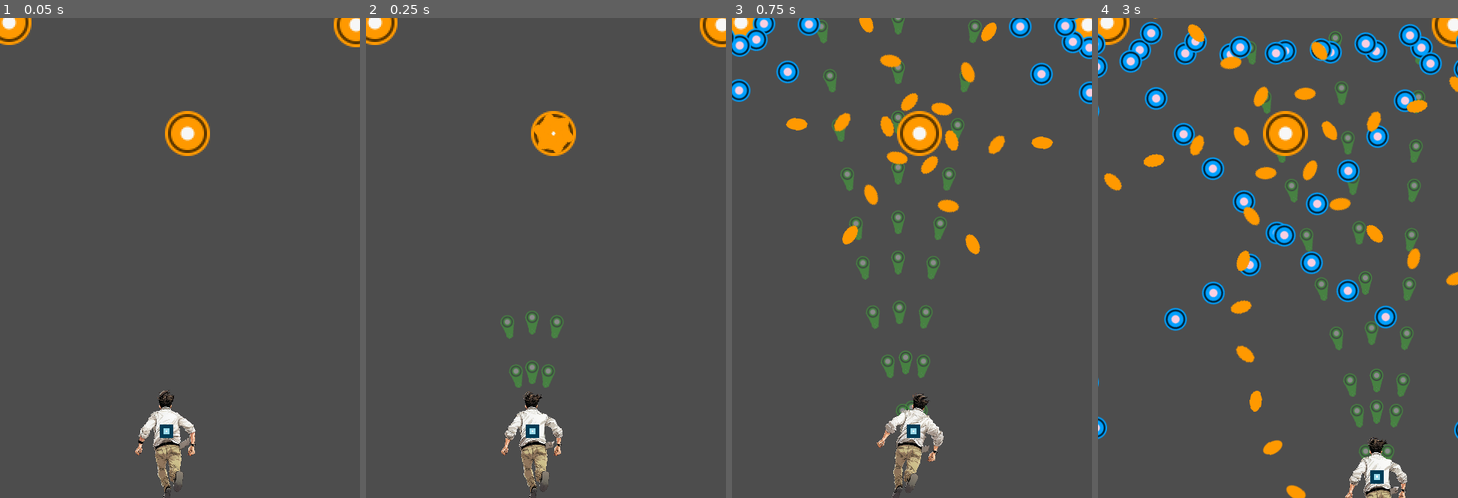
Above: before the commit, frames 1-4 (left to right).
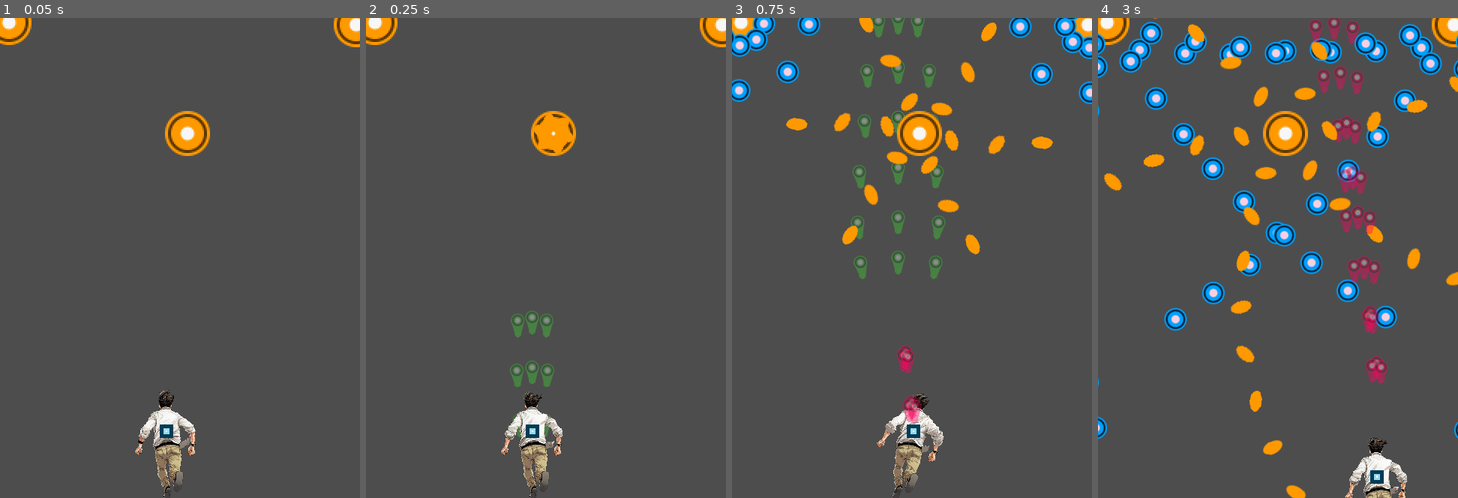
Above: after the commit, the same moments.

Repository: CaioMGA/boss-rush-exchange
Game: Godot game, scene res://scenes/demo.tscn
Same seed, same stepped clock (60 frames per second), same inputs: the game is played once before the commit and once after it.
Inputs:
- Up to frame 1 (0.05 s): no input
- Up to frame 2 (0.25 s): no input
- Up to frame 3 (0.75 s): hold Right (move_right) from 0.53 s (still down); hold J (focus_shot) from 0.53 s (still down)
- Up to frame 4 (3 s): release Right (move_right) at 1.28 s; release J (focus_shot) at 1.28 s; hold Down (move_down) 1.28-2.03 s; tap J (focus_shot) at 1.35, 2.85 s; hold Right (move_right) 2.03-2.78 s; hold J (focus_shot) 2.03-2.78 s; hold Up (move_up) from 2.78 s (still down)

Frame 1 is identical in both runs. In frame 2, 0.5% of the frame differs, in the area x 37-55%, y 61-88%; in frame 3, 2.7%; in frame 4, 4.6%, in the area x 41-91%, y 0-93%.

Commit message:
add player focus shot; change shot type and speed on player input

Diff:
--- a/scenes/bullets/bullet_pink_fast.tscn
+++ b/scenes/bullets/bullet_pink_fast.tscn
@@ -10,6 +10,7 @@
 script = ExtResource("1_dsqd8")
 
 [node name="Sprite2D" type="Sprite2D" parent="." groups=["bullets"]]
+modulate = Color(1, 1, 1, 0.411765)
 texture = ExtResource("2_c4l1h")
 
 [node name="CollisionShape2D" type="CollisionShape2D" parent="." groups=["bullets"]]
--- a/scenes/player.tscn
+++ b/scenes/player.tscn
@@ -15,7 +15,9 @@
 [ext_resource type="Texture2D" uid="uid://b4lo7xeh6jqh" path="res://art/hero/bank_right/3.png" id="8_eyujq"]
 [ext_resource type="Texture2D" uid="uid://u76jto25ys67" path="res://art/hero/bank_right/4.png" id="9_ackem"]
 [ext_resource type="Script" path="res://scripts/player_shooter.gd" id="15_gfbml"]
+[ext_resource type="Texture2D" uid="uid://bqelhxlpxyhfl" path="res://art/hero/core.png" id="15_pcla6"]
 [ext_resource type="PackedScene" uid="uid://cuvdwcq4i27e5" path="res://scenes/bullets/bullet_green_fast.tscn" id="16_y3xot"]
+[ext_resource type="PackedScene" uid="uid://bot1ogebwgig8" path="res://scenes/bullets/bullet_pink_fast.tscn" id="18_gnee1"]
 
 [sub_resource type="SpriteFrames" id="SpriteFrames_2tbsi"]
 animations = [{
@@ -74,8 +76,10 @@
 [sub_resource type="RectangleShape2D" id="RectangleShape2D_tyvgb"]
 size = Vector2(9.33333, 9.33333)
 
-[node name="Player" type="Area2D" groups=["player"]]
+[node name="Player" type="Area2D" node_paths=PackedStringArray("regular_shoot_timer", "focus_shoot_timer") groups=["player"]]
 script = ExtResource("1_i2l1a")
+regular_shoot_timer = NodePath("Shooter/ShootTimer")
+focus_shoot_timer = NodePath("FocusShooter/ShootTimer")
 
 [node name="AnimatedSprite2D" type="AnimatedSprite2D" parent="." groups=["player"]]
 position = Vector2(0, 25)
@@ -84,12 +88,19 @@
 animation = &"idle"
 
 [node name="Sprite2D" type="Sprite2D" parent="AnimatedSprite2D" groups=["player"]]
-z_index = 1000
 texture_filter = 1
 texture_repeat = 1
 position = Vector2(1.90735e-06, -133.333)
 scale = Vector2(17.1429, 17.1429)
 texture = ExtResource("5_k7cg7")
+
+[node name="Core" type="Sprite2D" parent="AnimatedSprite2D" groups=["player"]]
+z_index = 1000
+texture_filter = 1
+texture_repeat = 1
+position = Vector2(-2.27374e-13, -133.333)
+scale = Vector2(2.5, 2.5)
+texture = ExtResource("15_pcla6")
 
 [node name="CollisionShape2D" type="CollisionShape2D" parent="." groups=["player"]]
 position = Vector2(2.98023e-08, 5)
@@ -102,6 +113,9 @@
 bullet_scene = ExtResource("16_y3xot")
 bullet_speed = 800
 
+[node name="ShotModulation" type="Timer" parent="Shooter"]
+wait_time = 0.05
+
 [node name="ShootTimer" type="Timer" parent="Shooter"]
 wait_time = 0.1
 autostart = true
@@ -111,30 +125,41 @@
 rotation = -1.5708
 
 [node name="LeftShot" type="Node2D" parent="Shooter"]
-position = Vector2(-10, -10)
+position = Vector2(-17, -10)
 rotation = -1.74533
 
 [node name="RightShot" type="Node2D" parent="Shooter"]
-position = Vector2(10, -10)
+position = Vector2(17, -10)
 rotation = -1.39626
 
 [node name="FocusShooter" type="Node2D" parent="."]
-visible = false
+script = ExtResource("15_gfbml")
+bullet_scene = ExtResource("18_gnee1")
+bullet_speed = 800
+shot_angle_max = 3
+
+[node name="ShotModulation" type="Timer" parent="FocusShooter"]
+wait_time = 0.05
 
 [node name="ShootTimer" type="Timer" parent="FocusShooter"]
 wait_time = 0.1
-one_shot = true
+autostart = true
 
 [node name="CenterShot" type="Node2D" parent="FocusShooter"]
 position = Vector2(0, -14)
+rotation = -1.5708
 
 [node name="LeftShot" type="Node2D" parent="FocusShooter"]
 position = Vector2(-3, -10)
+rotation = -1.5708
 
 [node name="RightShot" type="Node2D" parent="FocusShooter"]
-position = Vector2(3, -10)
+position = Vector2(3, -8)
+rotation = -1.5708
 
 [connection signal="area_entered" from="." to="." method="_on_area_entered"]
 [connection signal="body_entered" from="." to="." method="_on_body_entered"]
+[connection signal="timeout" from="Shooter/ShotModulation" to="Shooter" method="_on_shot_modulation_timeout"]
 [connection signal="timeout" from="Shooter/ShootTimer" to="Shooter" method="_on_shoot_timer_timeout" flags=18]
+[connection signal="timeout" from="FocusShooter/ShotModulation" to="FocusShooter" method="_on_shot_modulation_timeout"]
 [connection signal="timeout" from="FocusShooter/ShootTimer" to="FocusShooter" method="_on_shoot_timer_timeout" flags=18]
--- a/scripts/player.gd
+++ b/scripts/player.gd
@@ -5,9 +5,14 @@
 @export var bullet_scene = preload("res://scenes/bullets/bullet_blue_fast.tscn")
 @export var normal_speed = 200
 @export var focus_speed = 100
+
+@export var regular_shoot_timer:Timer
+@export var focus_shoot_timer:Timer
+
 var speed
 var screen_size
-var is_moving_slow = false;
+var is_moving_slow = false
+var is_focus_shooting = true
 var life = 3
 
 func _ready():
@@ -21,8 +26,16 @@
 
 	if is_moving_slow:
 		speed = focus_speed
+		if !is_focus_shooting:
+			is_focus_shooting = true
+			regular_shoot_timer.stop()
+			focus_shoot_timer.start()
 	else:
 		speed = normal_speed
+		if is_focus_shooting:
+			is_focus_shooting = false
+			regular_shoot_timer.start()
+			focus_shoot_timer.stop()
 
 	if Input.is_action_pressed("move_right"):
 		velocity.x += 1;
--- a/scripts/player_shooter.gd
+++ b/scripts/player_shooter.gd
@@ -6,14 +6,24 @@
 @export var shooter_timer_wait_time = 0.08
 @export var bullet_speed = 300
 
+@export var shot_angle_max = 10
+var shot_angle = 0
+var shot_angle_increment = 1
+
 func _ready():
 	shoot_timer.wait_time = shooter_timer_wait_time
-	shoot_timer.start()
+#	shoot_timer.start()
+	$ShotModulation.start()
+	$RightShot.rotation = deg_to_rad(shot_angle - 90)
+	$LeftShot.rotation = deg_to_rad(-shot_angle - 90)
 
 func _on_shoot_timer_timeout():
 		shoot()
 
 func shoot():
+	$RightShot.rotation = deg_to_rad(shot_angle - 90)
+	$LeftShot.rotation = deg_to_rad(-shot_angle - 90)
+
 	#	center shot
 	var bullet = bullet_scene.instantiate()
 	get_tree().root.add_child(bullet)
@@ -34,3 +44,14 @@
 	bullet.speed = bullet_speed
 	bullet.position = $RightShot.global_position
 	bullet.rotation = $RightShot.rotation
+
+
+func _on_shot_modulation_timeout():
+	shot_angle += shot_angle_increment
+	if(shot_angle >= shot_angle_max || shot_angle <= 0):
+		shot_angle_increment = -shot_angle_increment
+
+	if shot_angle <= 0:
+		shot_angle = 0
+	if shot_angle >= shot_angle_max:
+		shot_angle = shot_angle_max
Binary file added: art/hero/core.png
Not shown, added: art/hero/core.png.import
Not shown: 1 places in scenes/player.tscn that only renumber resources
